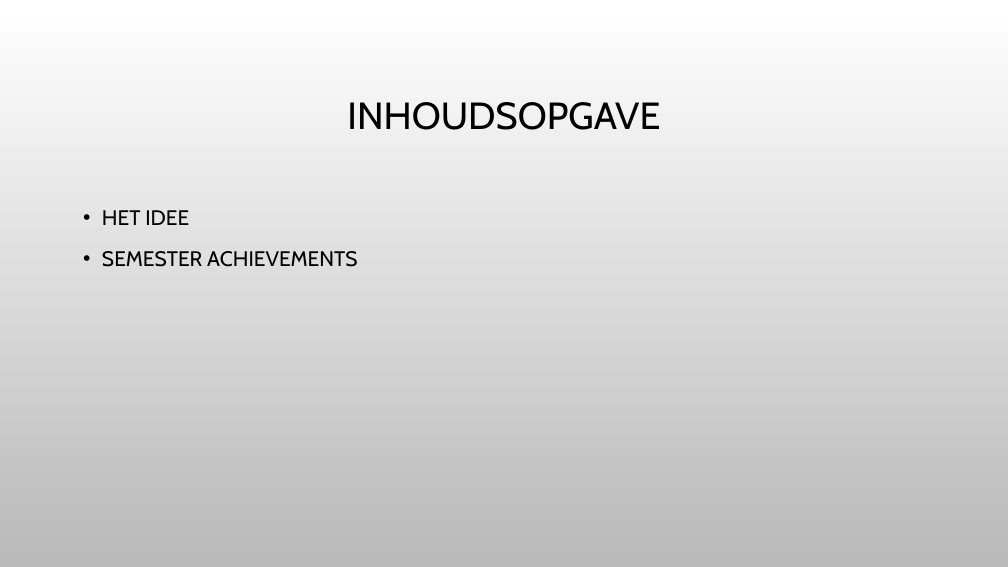
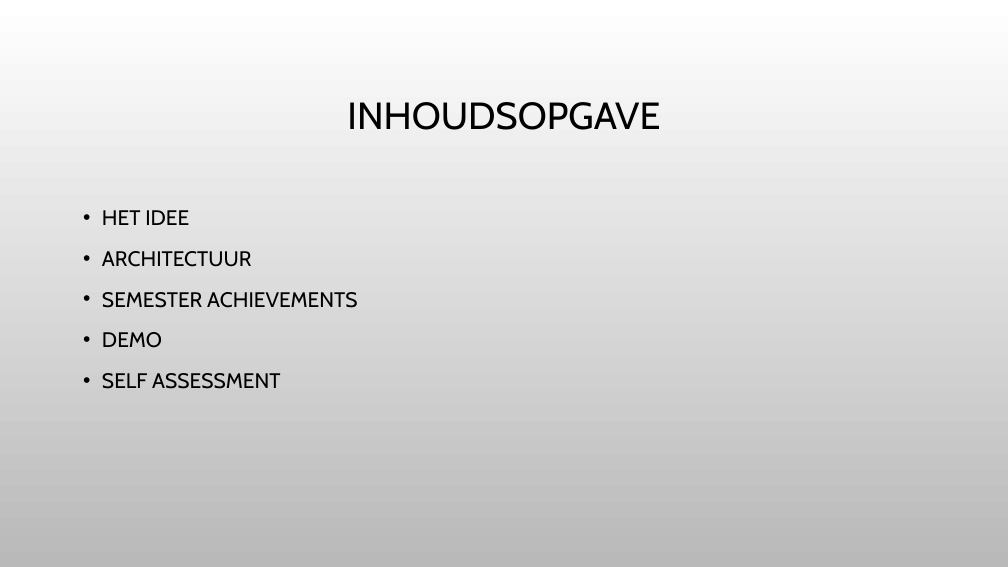
Before and after one commit to Fontys-ICT-Software-Engineering/Kwetter-semester-6, a slide deck: slide 2 of Documentatie/Sprint 5/sprint 5 presentation.pptx. Drawn at 1008x567 pixels with LibreOffice and Linux fonts; fonts in the diff are those of the drawing; background and template pictures are left out. Boxes give left, top, right and bottom in pixels: in the first picture for what was removed or moved away, otherwise in the second. Text is boxed around its words. In the diff, an @@ line names an element or a change of style, - is before the commit and + after.

```diff
--- a/Documentatie/Sprint 5/sprint 5 presentation.pptx
+++ b/Documentatie/Sprint 5/sprint 5 presentation.pptx
@@ text at [102,251,252,267]: paragraph added @@
+• ARCHITECTUUR
@@ text at [102,332,280,389]: paragraphs added @@
+• DEMO
+• SELF ASSESSMENT
```
Also in this commit, not shown: 1 other slide changed, 3 slides added, 2 slides removed, 50 other files.
